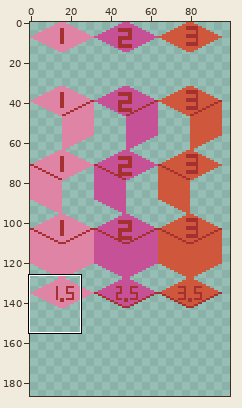
Pixel-art file -- game-off-2025-waves/tiles/heightMap.aseprite. Above: a wide view before the commit, with the close-up outlined.
Close-up. First the earlier version:
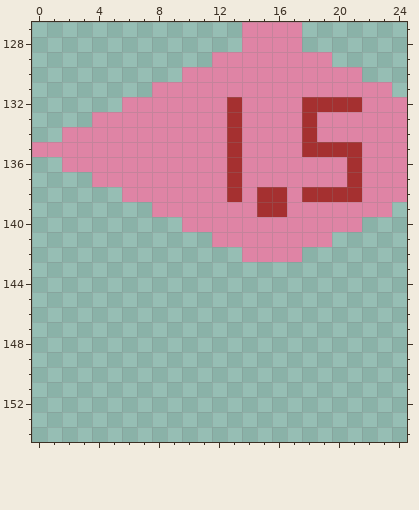
352x352 pixels, 1 frame. Shown: x 0..24, y 127..154. The wide view leaves out empty margins. The commit also changed other parts of the picture, which this record leaves out.
The same view after the edit:
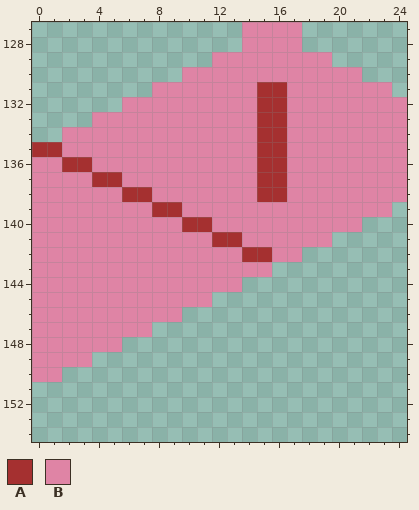
Palette (. is transparent): A #a53030  B #df84a5
The exact change:
Colour B gives way to colour A in rows 131 to 134 at x 15 to 16; in row 135 at x 0 to 1 and 15 to 16; in row 136 at x 2 to 3 and 15 to 16; in row 137 at x 4 to 5 and 15 to 16; in row 138 at x 6 to 7; in row 139 at x 8 to 9.
Colour B gives way to colour A in row 140 at x 10 to 11; in row 141 at x 12 to 13; in row 142 at x 14 to 15.
The edit adds colour B in row 136 at x 0 to 1; in row 137 at x 0 to 3; in row 138 at x 0 to 5; in row 139 at x 0 to 7; in row 140 at x 0 to 9; in row 141 at x 0 to 11.
The edit adds colour B in row 142 at x 0 to 13; in row 143 at x 0 to 15; in row 144 at x 0 to 13; in row 145 at x 0 to 11; in row 146 at x 0 to 9; in row 147 at x 0 to 7.
The edit adds colour B in row 148 at x 0 to 5; in row 149 at x 0 to 3; in row 150 at x 0 to 1.
Colour A gives way to colour B in row 132 at x 13 and 18 to 21; in rows 133 to 134 at x 13 and 18; in row 135 at x 13 and 18 to 21; in rows 136 to 137 at x 13 and 21; in row 138 at x 13 and 18 to 21; in row 139 at x 15 to 16.
Changed places in both close-ups, as pixel boxes (x1, y1, x2, y2):
changed: (32, 82, 362, 382)
